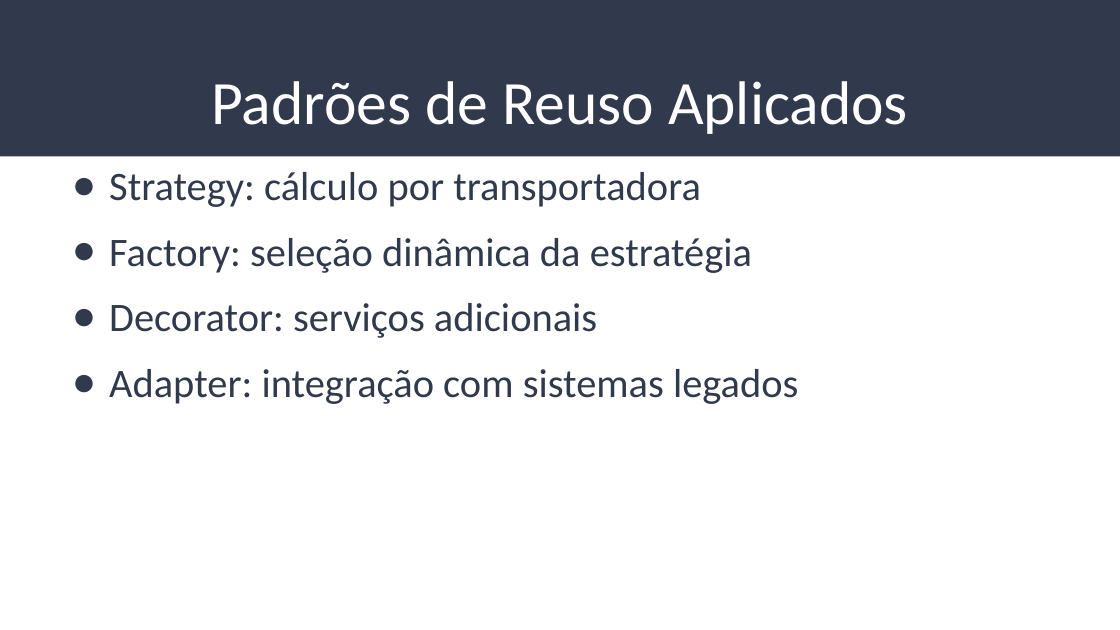
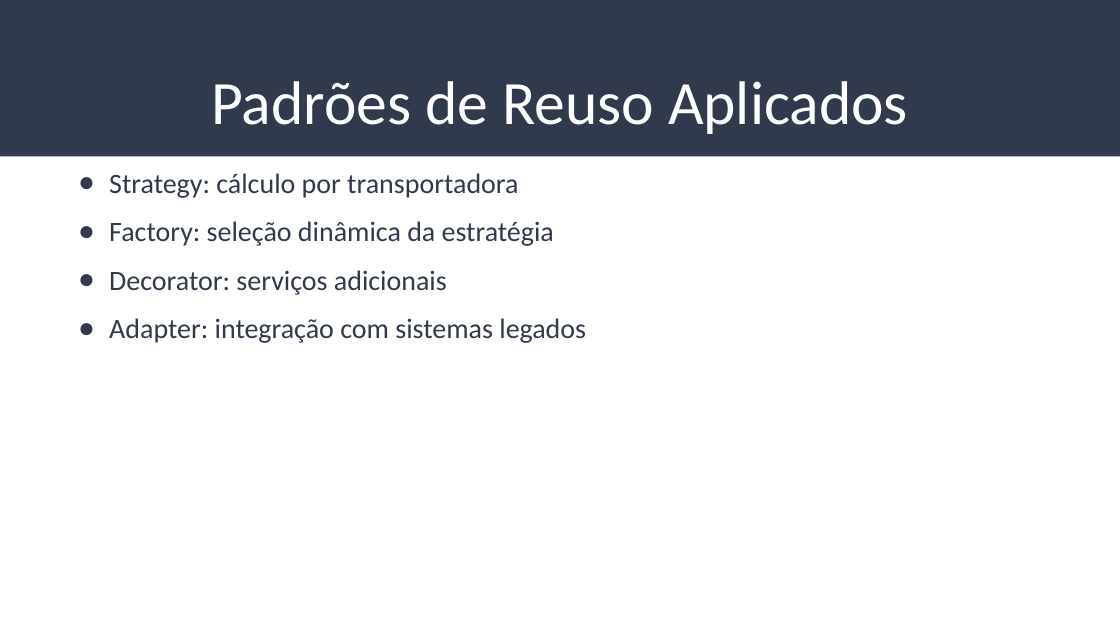
Before and after one commit to viktorsoares/Freight, a slide deck: slide 15 of Trabalho 2 – Microserviço de Cálculo de Frete.pptx. Drawn at 1120x630 pixels with LibreOffice and Linux fonts; fonts in the diff are those of the drawing. Boxes give left, top, right and bottom in pixels: in the first picture for what was removed or moved away, otherwise in the second. Text is boxed around its words. In the diff, an @@ line names an element or a change of style, - is before the commit and + after.

```diff
--- a/Trabalho 2 – Microserviço de Cálculo de Frete.pptx
+++ b/Trabalho 2 – Microserviço de Cálculo de Frete.pptx
@@ text "Strategy: cálculo por transportadora" at (x1=109, y1=173, x2=586, y2=343): size 26 to 18 pt; indent changed @@
```
Also in this commit, not shown: 5 other slides changed.
